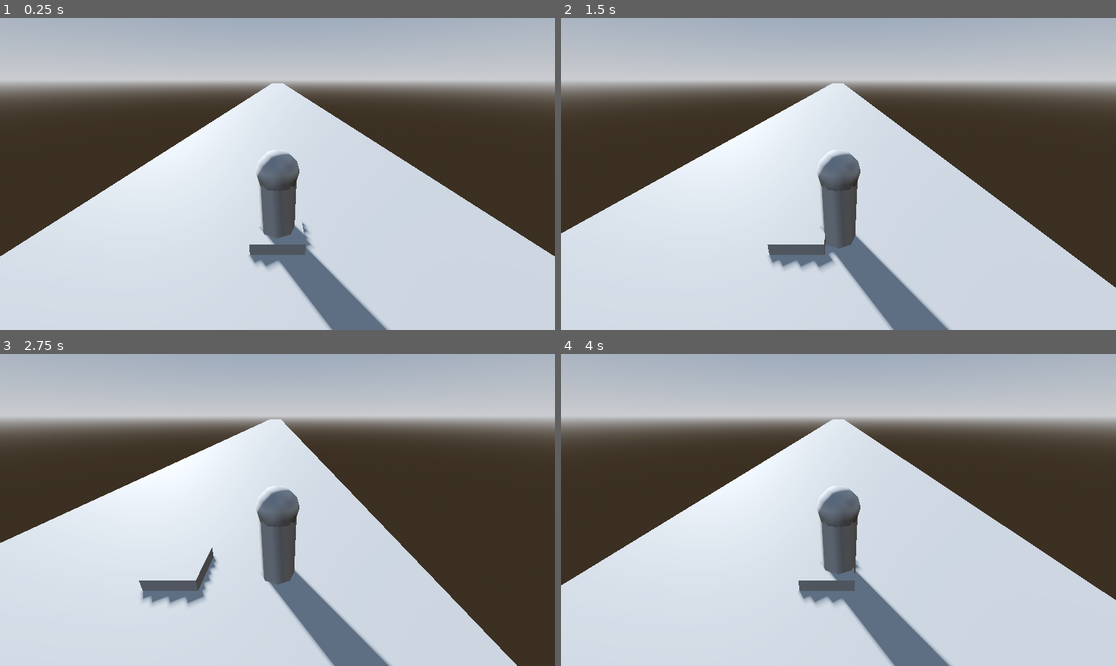
Above: before the commit, frames 1-4 (two rows, left to right).
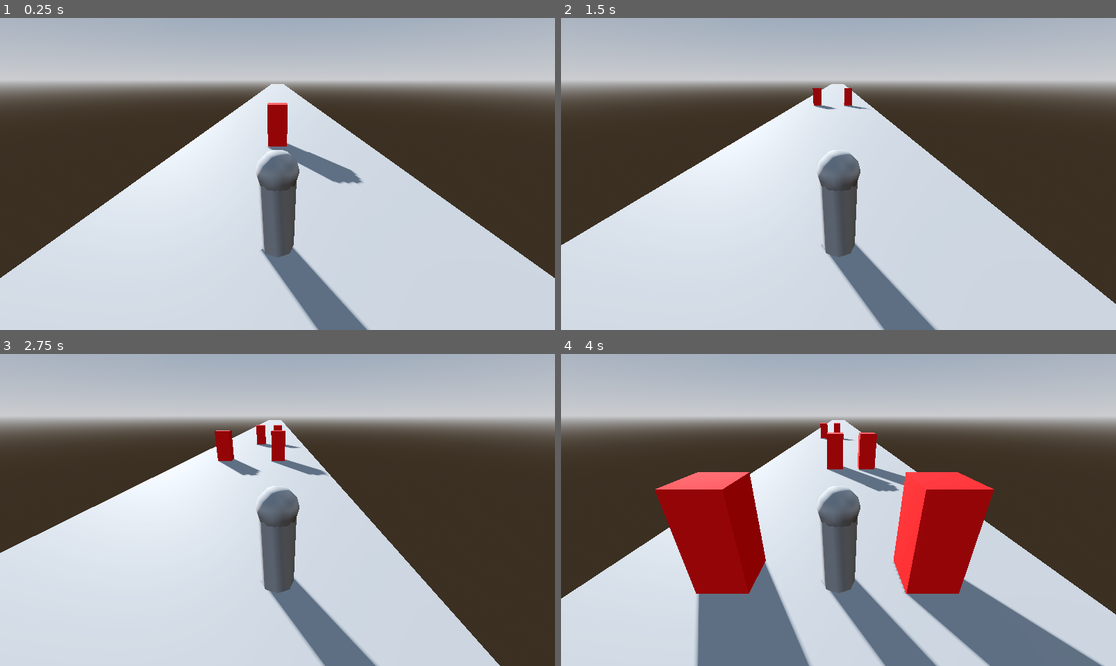
Above: after the commit, the same moments.

Repository: CursorUnited/huss_huss
Game: Godot game, scene res://game_manager.tscn
Same seed, same stepped clock (60 frames per second), same inputs: the game is played once before the commit and once after it.
Inputs:
- Up to frame 1 (0.25 s): no input
- Up to frame 2 (1.5 s): tap Enter (ui_accept) at 0.5, 0.77 s; hold Right (ui_right) 0.53-1.28 s; hold Left (ui_left) from 1.28 s (still down)
- Up to frame 3 (2.75 s): tap Enter (ui_accept) at 1.52 s; release Left (ui_left) at 2.03 s; hold Right (ui_right) from 2.03 s (still down)
- Up to frame 4 (4 s): tap Enter (ui_accept) at 3.02, 3.77 s; release Right (ui_right) at 3.53 s; hold Left (ui_left) from 3.53 s (still down)

The runs differ from the first frame. In frame 1, 6.7% of the frame differs, in the area x 0-100%, y 20-100%; in frame 2, 4.5%; in frame 3, 5.4%; in frame 4, 25%.

Commit message:
big obstacle spawn

Diff:
--- /dev/null
+++ b/game_manager.gd
@@ -0,0 +1,31 @@
+extends Node3D
+
+var score : int = 0
+
+@export var ObstacleScene: Array[PackedScene]= []
+@export var MinSpawnTime : float = 2.0
+@export var MaxSpawnTime : float = 2.0
+@export var SpawnDistance : float = -20.0
+
+var lanePositions = [-2.0, 0.0, 2.0]
+
+
+func _on_score_timer_timeout() -> void:
+
+	pass # Replace with function body.
+
+
+func _on_spawn_timer_timeout() -> void:
+	if ObstacleScene.is_empty():
+		return
+
+	var obstacleScene = ObstacleScene[randi() % len(ObstacleScene)]
+
+	var openLane = randi() % 3
+	for i in range(3):
+		if i != openLane:
+			var obstacle = obstacleScene.instantiate()
+			obstacle.position = Vector3(lanePositions[i], 0, SpawnDistance)
+			$ObstacleContainer.add_child(obstacle)
+
+	$SpawnTimer.wait_time = randf_range(MinSpawnTime, MaxSpawnTime)
--- a/game_manager.tscn
+++ b/game_manager.tscn
@@ -1,6 +1,8 @@
 [gd_scene load_steps=8 format=3 uid="uid://dfw5spg841ben"]
 
 [ext_resource type="Script" uid="uid://qq7jo0msx4wr" path="res://player.gd" id="1_70yv6"]
+[ext_resource type="Script" uid="uid://biyjbe4rxkxnj" path="res://game_manager.gd" id="1_o2178"]
+[ext_resource type="PackedScene" uid="uid://dip10nflyk155" path="res://standard_obstacle.tscn" id="2_o2178"]
 
 [sub_resource type="ProceduralSkyMaterial" id="ProceduralSkyMaterial_imk4i"]
 sky_horizon_color = Color(0.66224277, 0.6717428, 0.6867428, 1)
@@ -19,11 +21,9 @@
 radius = 0.3413086
 height = 1.5463867
 
-[sub_resource type="BoxShape3D" id="BoxShape3D_70yv6"]
-
-[sub_resource type="BoxMesh" id="BoxMesh_smx3j"]
-
 [node name="GameManager" type="Node3D"]
+script = ExtResource("1_o2178")
+ObstacleScene = Array[PackedScene]([ExtResource("2_o2178")])
 
 [node name="WorldEnvironment" type="WorldEnvironment" parent="."]
 environment = SubResource("Environment_smx3j")
@@ -33,6 +33,7 @@
 shadow_enabled = true
 
 [node name="Player" type="CharacterBody3D" parent="."]
+transform = Transform3D(1, 0, 0, 0, 1, 0, 0, 0, 1, 0, 0.6413648, 0)
 script = ExtResource("1_70yv6")
 
 [node name="CollisionShape3D" type="CollisionShape3D" parent="Player"]
@@ -64,11 +65,15 @@
 size = Vector3(10, 0.5, 200)
 
 [node name="ObstacleContainer" type="Node3D" parent="."]
+transform = Transform3D(1, 0, 0, 0, 1, 0, 0, 0, 1, 0, 0, -10.111179)
 
-[node name="StandardObstacle" type="StaticBody3D" parent="ObstacleContainer"]
+[node name="StandardObstacle" parent="ObstacleContainer" instance=ExtResource("2_o2178")]
 
-[node name="CollisionShape3D" type="CollisionShape3D" parent="ObstacleContainer/StandardObstacle"]
-shape = SubResource("BoxShape3D_70yv6")
+[node name="SpawnTimer" type="Timer" parent="."]
+autostart = true
 
-[node name="MeshInstance3D" type="MeshInstance3D" parent="ObstacleContainer/StandardObstacle"]
-mesh = SubResource("BoxMesh_smx3j")
+[node name="ScoreTimer" type="Timer" parent="."]
+autostart = true
+
+[connection signal="timeout" from="SpawnTimer" to="." method="_on_spawn_timer_timeout"]
+[connection signal="timeout" from="ScoreTimer" to="." method="_on_score_timer_timeout"]
--- a/obstacle.gd
+++ b/obstacle.gd
@@ -1 +1,8 @@
 extends StaticBody3D
+
+enum ObstacleType{STANDARD, LOW, HIGH}
+@export var CurrentObstacleType: ObstacleType = ObstacleType.STANDARD
+@export var Speed : float = 10.0
+
+func _process(delta: float) -> void:
+	position.z += Speed * delta
--- a/player.gd
+++ b/player.gd
@@ -24,3 +24,5 @@
 		targetLane-=1
 	if Input.is_action_just_pressed("ui_right"):
 		targetLane+=1
+
+	move_and_slide()
--- /dev/null
+++ b/standard_obstacle.tscn
@@ -0,0 +1,22 @@
+[gd_scene load_steps=5 format=3 uid="uid://dip10nflyk155"]
+
+[ext_resource type="Script" uid="uid://ceqohgfvs6faq" path="res://obstacle.gd" id="1_d7ytq"]
+
+[sub_resource type="BoxShape3D" id="BoxShape3D_70yv6"]
+
+[sub_resource type="StandardMaterial3D" id="StandardMaterial3D_o2178"]
+albedo_color = Color(1, 0, 0, 1)
+
+[sub_resource type="BoxMesh" id="BoxMesh_smx3j"]
+material = SubResource("StandardMaterial3D_o2178")
+
+[node name="StandardObstacle" type="StaticBody3D"]
+script = ExtResource("1_d7ytq")
+
+[node name="CollisionShape3D" type="CollisionShape3D" parent="."]
+transform = Transform3D(1, 0, 0, 0, 1, 0, 0, 0, 1, 0, 1.3997958, 0)
+shape = SubResource("BoxShape3D_70yv6")
+
+[node name="MeshInstance3D" type="MeshInstance3D" parent="."]
+transform = Transform3D(1, 0, 0, 0, 2.0977862, 0, 0, 0, 1, 0, 1.3334422, 0)
+mesh = SubResource("BoxMesh_smx3j")
Not shown, added: game_manager.gd.uid
